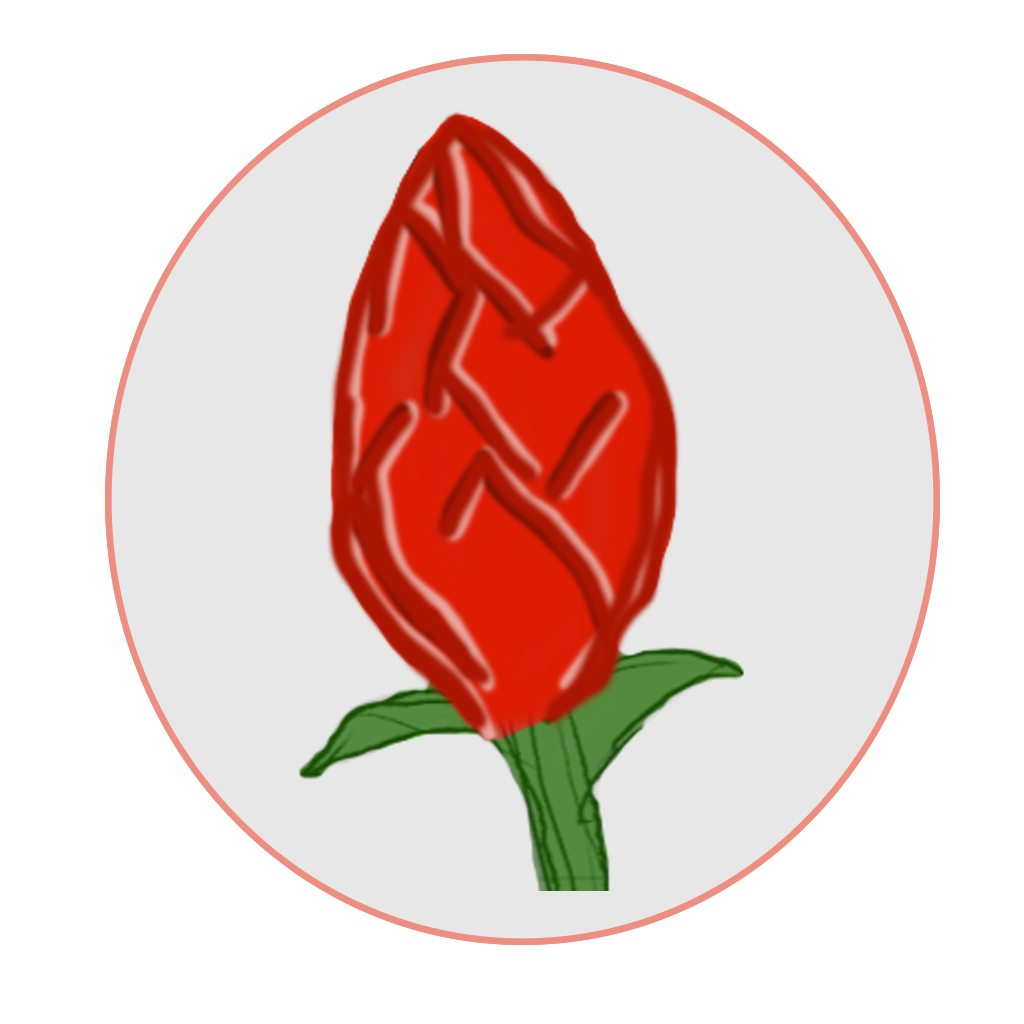
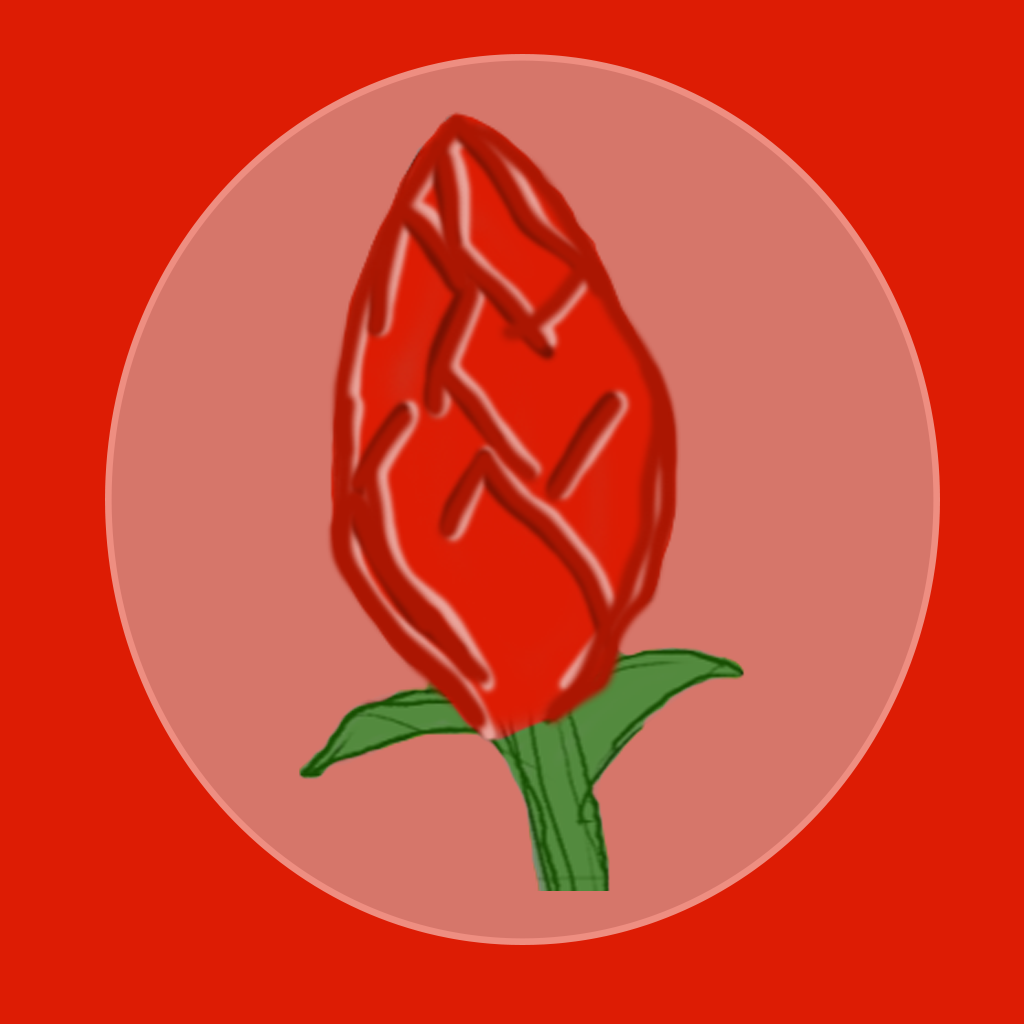
Revision of a layered 1024x1024 image; what changed, layer by layer:
added layer "Color Map Red" above "Color Map" over bbox(0, 0, 1024, 1024)
